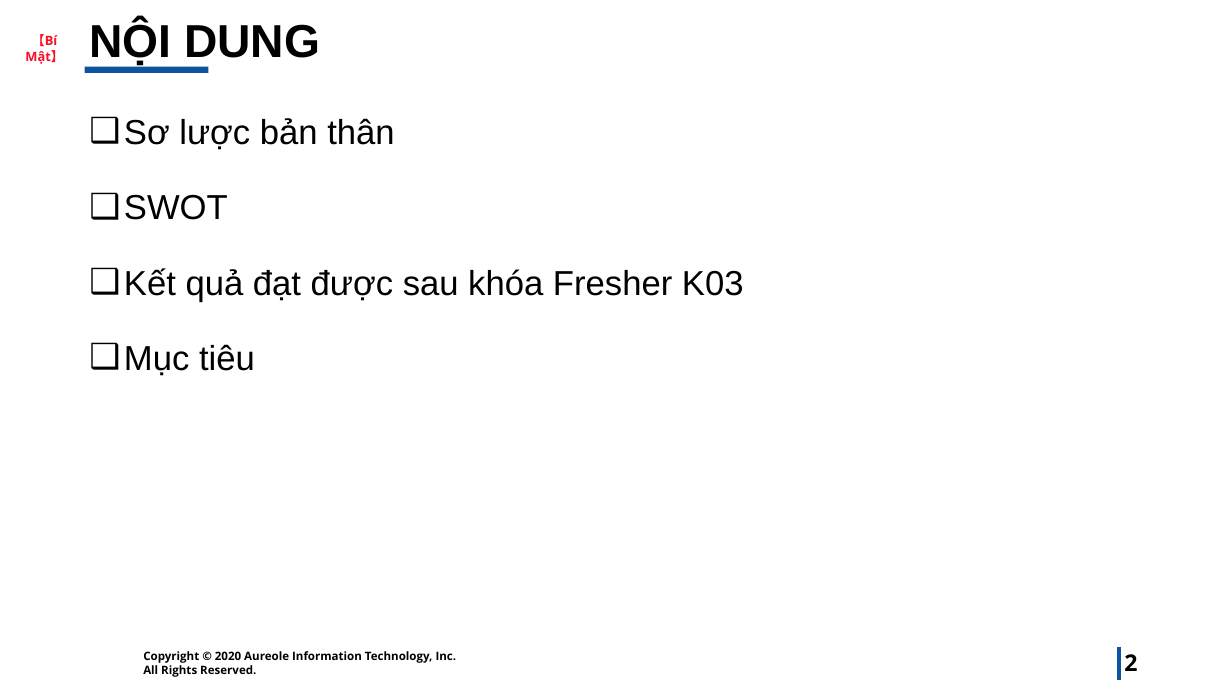
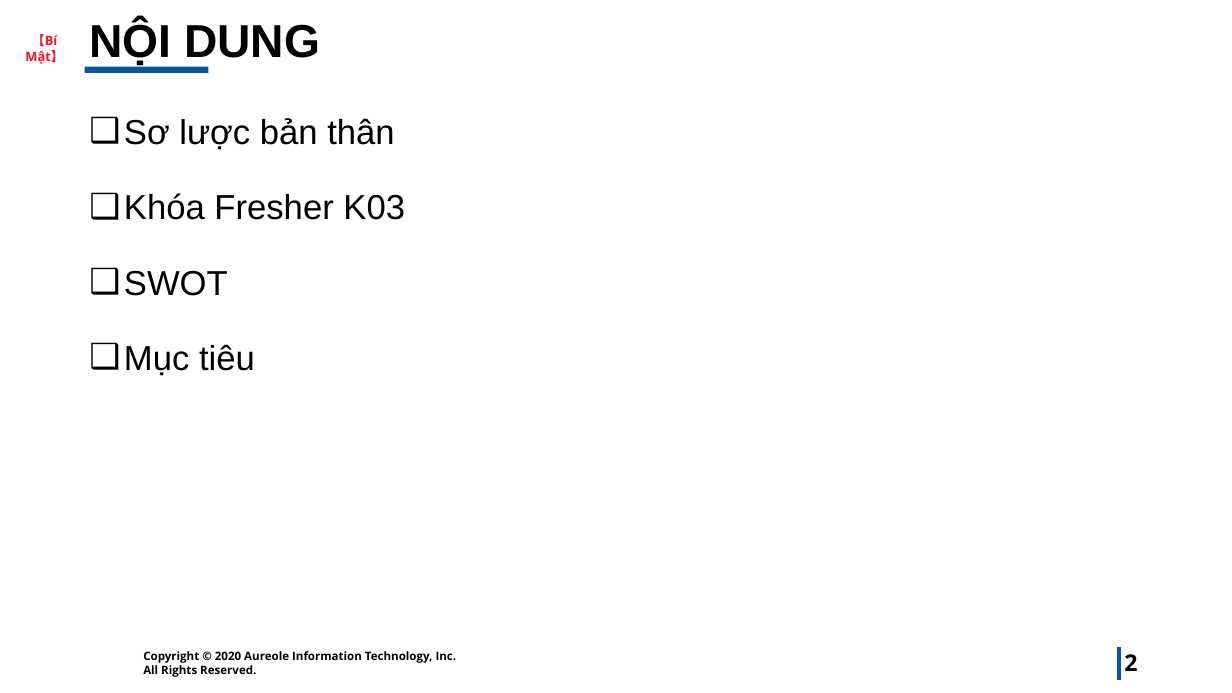
Before and after one commit to cuongdtvt/BOD1, a slide deck: slide 2 of cuongttc.pptx. Drawn at 1232x693 pixels with LibreOffice and Linux fonts; fonts in the diff are those of the drawing; background and template pictures are left out. Boxes give left, top, right and bottom in pixels: in the first picture for what was removed or moved away, otherwise in the second. Text is boxed around its words. In the diff, an @@ line names an element or a change of style, - is before the commit and + after.

```diff
--- a/cuongttc.pptx
+++ b/cuongttc.pptx
@@ text at (x1=124, y1=193, x2=405, y2=220): paragraph added @@
+❑ Khóa Fresher K03
@@ text at (x1=124, y1=268, x2=744, y2=302): paragraph removed @@
-❑ Kết quả đạt được sau khóa Fresher K03
```
Also in this commit, not shown: 6 other slides changed, 3 slides added, 2 slides removed, 4 other files.
